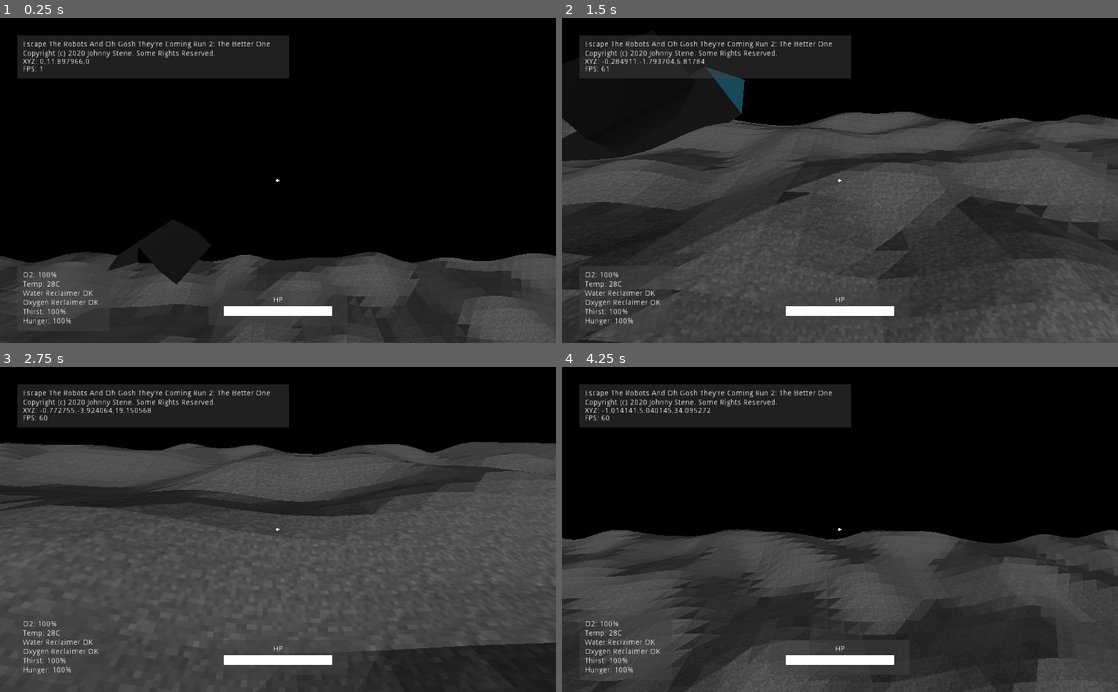
Above: before the commit, frames 1-4 (two rows, left to right).
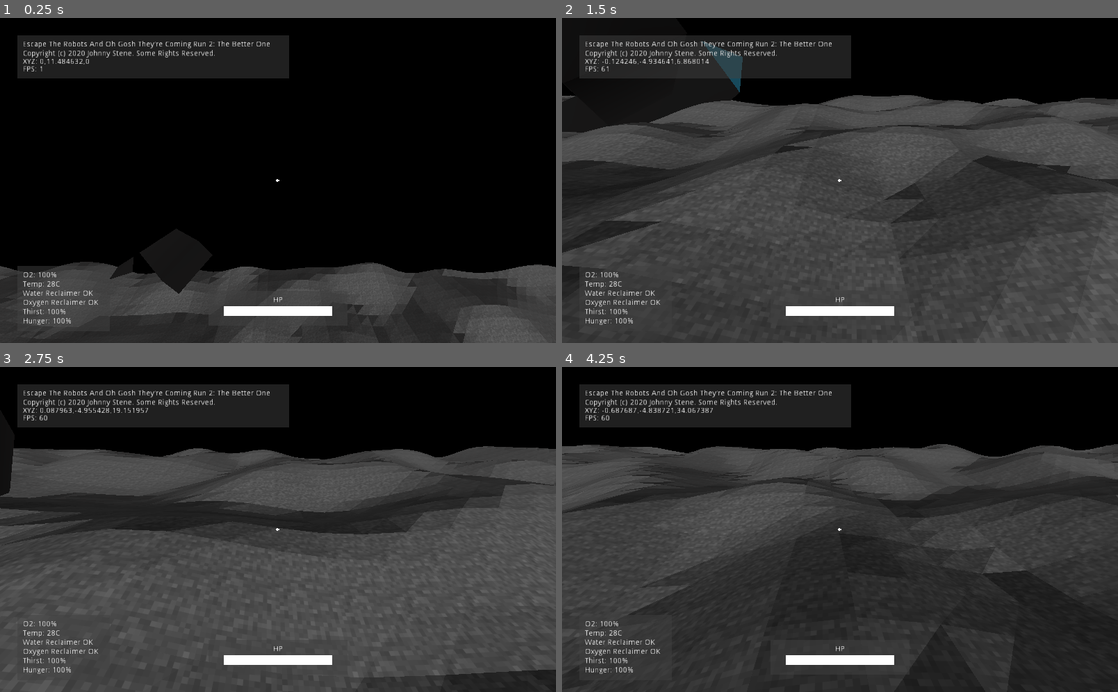
Above: after the commit, the same moments.

Repository: jhonnystene/EscapeGame2
Game: Godot game, scene res://Helpers/GameWorld.tscn
The game is run twice, just before and just after one commit, with the same random seed, the same clock (stepped at 60 frames per second) and the same inputs.
Inputs (mouse positions are in pixels of both pictures, inside the frame that each line leads up to):
- Up to frame 1 (0.25 s): no input
- Up to frame 2 (1.5 s): move the mouse to (867, 180) at 0.52 s; hold W (move_forward) from 0.53 s (still down); click (867, 180) at 0.6 s; tap Space (jump) at 0.77 s; move the mouse to (812, 180) at 1.27 s; click (812, 180) at 1.35 s
- Up to frame 3 (2.75 s): keep holding W (move_forward); tap Space (jump) at 1.52 s; move the mouse to (289, 523) at 2.02 s; click (289, 523) at 2.1 s
- Up to frame 4 (4.25 s): keep holding W (move_forward); move the mouse to (834, 536) at 2.77 s; click (834, 536) at 2.85 s; tap Space (jump) at 3.02, 3.77 s; move the mouse to (878, 532) at 3.52 s; click (878, 532) at 3.6 s

The runs differ from the first frame. In frame 1, 4.7% of the frame differs, in the area x 0-100%, y 12-100%; in frame 2, 20%; in frame 3, 13%; in frame 4, 39%.

Commit message:
Fixed some bugs and refactored some terrain gen

Diff:
--- a/Helpers/Chunk.gd
+++ b/Helpers/Chunk.gd
@@ -1,6 +1,6 @@
 extends MeshInstance
 
-func init(vertices, UVs):
+func init(originX, originZ, vertices, UVs):
 	var grassMaterial = load("res://Materials/GroundMaterial.tres")
 	var generatedMesh = Mesh.new()
 
@@ -23,3 +23,5 @@
 	$StaticBody/CollisionShape.shape = collisionshape
 
 	mesh = generatedMesh
+
+	global_translate(Vector3(originX, 0, originZ))
--- a/Helpers/GameWorld.gd
+++ b/Helpers/GameWorld.gd
@@ -45,29 +45,29 @@
 		return noise.get_noise_2d(x, z)
 	return noise.get_noise_2d(x, z) * (TERRAIN_RESOLUTION / 2)
 
-func getVertices(x, z):
+func getVertices(x, z, offsetX, offsetZ):
 	var vertices = PoolVector3Array()
 
-	vertices.push_back(Vector3(x, getNoise(x, z), z))
-	vertices.push_back(Vector3(x + TERRAIN_RESOLUTION, getNoise(x + TERRAIN_RESOLUTION, z), z))
-	vertices.push_back(Vector3(x, getNoise(x, z + TERRAIN_RESOLUTION), z + TERRAIN_RESOLUTION))
+	vertices.push_back(Vector3(x + offsetX, getNoise(x, z), z + offsetZ))
+	vertices.push_back(Vector3(x + offsetX + TERRAIN_RESOLUTION, getNoise(x + TERRAIN_RESOLUTION, z), z + offsetZ))
+	vertices.push_back(Vector3(x + offsetX, getNoise(x, z + TERRAIN_RESOLUTION), z + offsetZ + TERRAIN_RESOLUTION))
 
-	vertices.push_back(Vector3(x, getNoise(x, z + TERRAIN_RESOLUTION), z + TERRAIN_RESOLUTION))
-	vertices.push_back(Vector3(x + TERRAIN_RESOLUTION, getNoise(x + TERRAIN_RESOLUTION, z), z))
-	vertices.push_back(Vector3(x + TERRAIN_RESOLUTION, getNoise(x + TERRAIN_RESOLUTION, z + TERRAIN_RESOLUTION), z + TERRAIN_RESOLUTION))
+	vertices.push_back(Vector3(x + offsetX, getNoise(x, z + TERRAIN_RESOLUTION), z + offsetZ + TERRAIN_RESOLUTION))
+	vertices.push_back(Vector3(x + offsetX +TERRAIN_RESOLUTION, getNoise(x + TERRAIN_RESOLUTION, z), z + offsetZ))
+	vertices.push_back(Vector3(x + offsetX +TERRAIN_RESOLUTION, getNoise(x + TERRAIN_RESOLUTION, z + TERRAIN_RESOLUTION), z + offsetZ + TERRAIN_RESOLUTION))
 
 	return vertices
 
-func getUVs(x, z):
+func getUVs(x, z, offsetX, offsetZ):
 	var UVs = PoolVector2Array()
 
-	UVs.push_back(Vector2(x, z))
-	UVs.push_back(Vector2(x + TERRAIN_RESOLUTION, z))
-	UVs.push_back(Vector2(x, z + TERRAIN_RESOLUTION))
+	UVs.push_back(Vector2(x + offsetX, z + offsetZ))
+	UVs.push_back(Vector2(x + offsetX + TERRAIN_RESOLUTION, z + offsetZ))
+	UVs.push_back(Vector2(x + offsetX, z + offsetZ + TERRAIN_RESOLUTION))
 
-	UVs.push_back(Vector2(x, z + TERRAIN_RESOLUTION))
-	UVs.push_back(Vector2(x + TERRAIN_RESOLUTION, z))
-	UVs.push_back(Vector2(x + TERRAIN_RESOLUTION, z + TERRAIN_RESOLUTION))
+	UVs.push_back(Vector2(x + offsetX, z + offsetZ + TERRAIN_RESOLUTION))
+	UVs.push_back(Vector2(x + offsetX + TERRAIN_RESOLUTION, z + offsetZ))
+	UVs.push_back(Vector2(x + offsetX + TERRAIN_RESOLUTION, z + offsetZ + TERRAIN_RESOLUTION))
 
 	return UVs
 
@@ -75,16 +75,16 @@
 	var vertices = PoolVector3Array()
 	var UVs = PoolVector2Array()
 
-	for technicalX in range(chunkX * CHUNK_SIZE * TERRAIN_RESOLUTION, ((chunkX * CHUNK_SIZE) + CHUNK_SIZE) * TERRAIN_RESOLUTION):
-		for technicalZ in range(chunkZ * CHUNK_SIZE * TERRAIN_RESOLUTION, ((chunkZ * CHUNK_SIZE) + CHUNK_SIZE) * TERRAIN_RESOLUTION):
-			var x = technicalX #* TERRAIN_RESOLUTION
-			var z = technicalZ# * TERRAIN_RESOLUTION
+	var originX = chunkX * CHUNK_SIZE * TERRAIN_RESOLUTION
+	var originZ = chunkZ * CHUNK_SIZE * TERRAIN_RESOLUTION
 
-			vertices.append_array(getVertices(x, z))
-			UVs.append_array(getUVs(x, z))
+	for x in range(0, CHUNK_SIZE):
+		for z in range(0, CHUNK_SIZE):
+			vertices.append_array(getVertices(x + originX, z + originZ, -originX, -originZ))
+			UVs.append_array(getUVs(x + originX, z + originZ, -originX, -originZ))
 
 	var currentChunk = chunk.instance()
-	currentChunk.init(vertices, UVs)
+	currentChunk.init(originX, originZ, vertices, UVs)
 	currentChunk.name = str(chunkX) + "," + str(chunkZ)
 	$Chunks.add_child(currentChunk)
 
@@ -151,20 +151,12 @@
 				loadChunks.append(position)
 
 		for child in $Chunks.get_children():
-			var trash = true
 			var chunkPos = child.name.split(",")
 			var chunkX = int(chunkPos[0])
 			var chunkY = int(chunkPos[1].split("@")[0])
 			chunkPos = Vector2(chunkX, chunkY)
 
-			if(chunkPos == playerChunkPos):
-				#print("Player in chunk! Not trashing!")
-				trash = false
-
-			if(chunkPos in loadedChunksNeeded):
-				trash = false
-
-			if(trash):
+			if not(chunkPos in loadedChunksNeeded):
 				child.queue_free()
 
 		for chunkPos in loadChunks:
--- a/Helpers/GameWorld.tscn
+++ b/Helpers/GameWorld.tscn
@@ -6,7 +6,7 @@
 [ext_resource path="res://World Objects/Ship.tscn" type="PackedScene" id=4]
 
 [sub_resource type="BoxShape" id=1]
-extents = Vector3( 1, 1, 2 )
+extents = Vector3( 0.1, 0.1, 1 )
 
 [node name="GameWorld" type="Spatial"]
 pause_mode = 2
@@ -18,6 +18,7 @@
 script = ExtResource( 2 )
 
 [node name="RotationHelper" type="Spatial" parent="Player"]
+transform = Transform( 1, 0, 0, 0, 1, 0, 0, 0, 1, 0, 1.4772, 0 )
 
 [node name="Camera" type="Camera" parent="Player/RotationHelper"]
 transform = Transform( -1, 1.32734e-07, -2.97581e-07, 0, 0.913268, 0.407358, 3.25841e-07, 0.407358, -0.913268, 0, 5.86163, 0 )
@@ -35,7 +36,6 @@
 [node name="UILayer" type="CanvasLayer" parent="."]
 
 [node name="NormalUI" type="Control" parent="UILayer"]
-visible = false
 margin_right = 40.0
 margin_bottom = 40.0
 __meta__ = {
@@ -150,6 +150,7 @@
 }
 
 [node name="InventoryUI" type="Control" parent="UILayer"]
+visible = false
 margin_right = 40.0
 margin_bottom = 40.0
 __meta__ = {
--- a/Helpers/Player.gd
+++ b/Helpers/Player.gd
@@ -9,7 +9,7 @@
 var oxygenReclaimerHealth = 100
 var waterReclaimerHealth = 100
 
-const GRAVITY = -12.4
+const GRAVITY = -24.8
 var vel = Vector3()
 const MAX_SPEED = 10
 const JUMP_SPEED = 15
@@ -98,6 +98,6 @@
 	if(event is InputEventMouseMotion and Input.get_mouse_mode() == Input.MOUSE_MODE_CAPTURED):
 		camera.rotate_x(deg2rad(event.relative.y * MOUSE_SENSITIVITY))
 		self.rotate_y(deg2rad(event.relative.x * MOUSE_SENSITIVITY * -1))
-		var camera_rot = rotation_helper.rotation_degrees
+		var camera_rot = camera.rotation_degrees
 		camera_rot.x = clamp(camera_rot.x, -70, 70)
-		rotation_helper.rotation_degrees = camera_rot
+		camera.rotation_degrees = camera_rot
